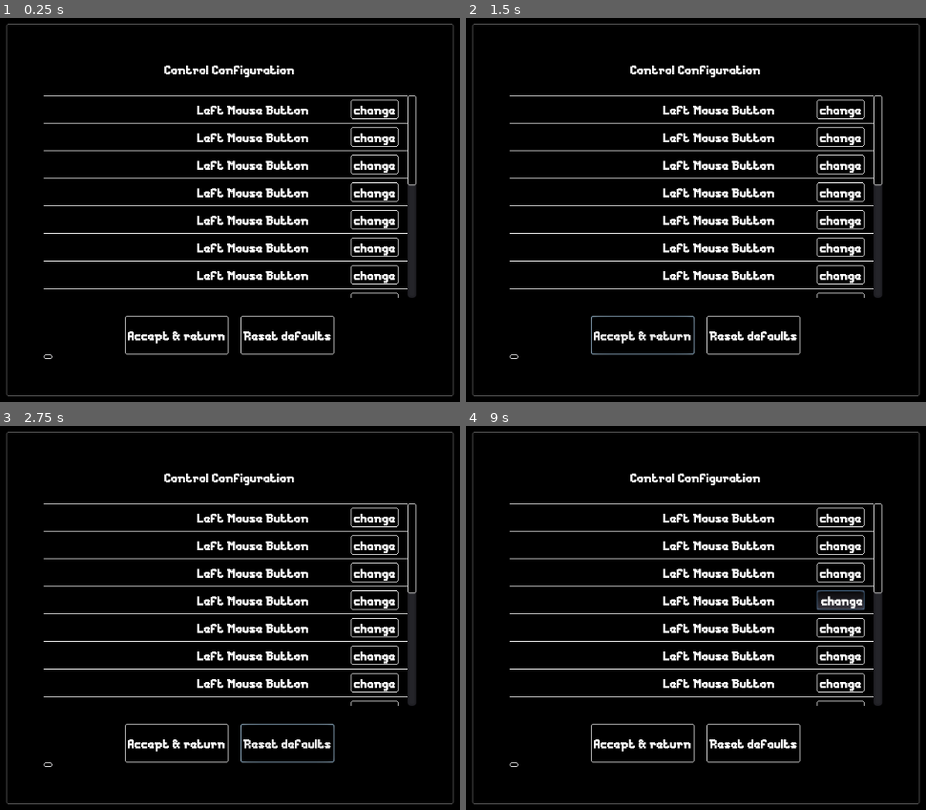
Above: before the commit, frames 1-4 (two rows, left to right).
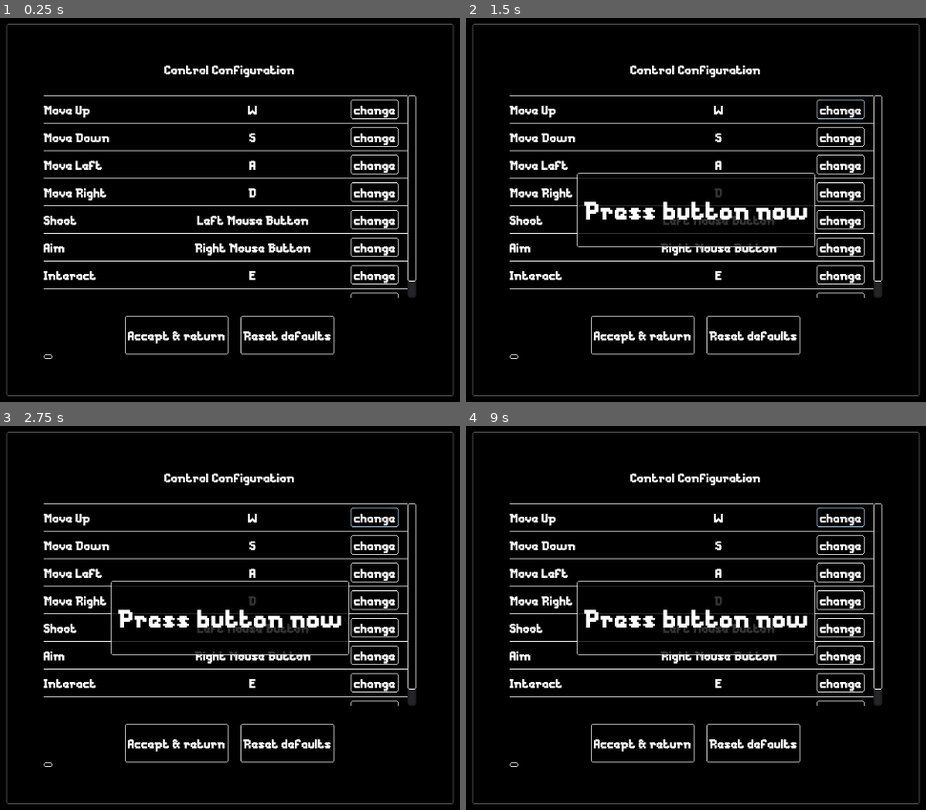
Above: after the commit, the same moments.

Repository: k4gi/scrabble
Game: Godot game, scene res://levels/Master.tscn
The game is run twice, just before and just after one commit, with the same random seed, the same clock (stepped at 60 frames per second) and the same inputs.
Inputs (mouse positions are in pixels of both pictures, inside the frame that each line leads up to):
- Up to frame 1 (0.25 s): no input
- Up to frame 2 (1.5 s): click "change" at 0.5 s; click "Accept & return" at 1.25 s
- Up to frame 3 (2.75 s): click "Reset defaults" at 2 s
- Up to frame 4 (9 s): move the mouse to (866, 594) at 2.77 s; hold D (move_right) 2.78-3.53 s; hold Right mouse button (aim) 2.78-3.53 s; move the mouse to (544, 641) at 3.52 s; hold S (move_down) 3.53-4.28 s; tap E (interact) at 3.6, 8.1 s; move the mouse to (774, 518) at 4.27 s; press the mouse at (774, 518) at 4.28 s; hold D (move_right) 4.28-5.03 s; move the mouse to (659, 706) at 5.02 s; release the mouse at (659, 706) at 5.03 s; hold W (move_up) 5.03-5.78 s; right-click (659, 706) at 5.1 s; move the mouse to (925, 683) at 5.77 s; hold E (interact) 5.78-6.53 s; hold A (move_left) 5.78-7.28 s; move the mouse to (466, 552) at 6.52 s; click (466, 552) at 6.6 s; move the mouse to (732, 618) at 7.27 s; hold S (move_down) 7.28-8.03 s; hold Right mouse button (aim) 7.28-8.03 s; move the mouse to (581, 506) at 8.02 s; hold D (move_right) 8.03-8.78 s; move the mouse to (866, 594) at 8.77 s; press the mouse at (866, 594) at 8.78 s; hold W (move_up) from 8.78 s (still down)

The runs differ from the first frame. In frame 1, 4.0% of the frame differs, in the area x 9-91%, y 22-69%; in frame 2, 6.4%; in frame 3, 6.4%; in frame 4, 6.6%, in the area x 9-91%, y 21-69%.

Commit message:
got mouse button strings that look sensible. and maybe its best not to have 'physical' key bindings?

Diff:
--- a/menu/ControlSetting.gd
+++ b/menu/ControlSetting.gd
@@ -5,6 +5,7 @@
 
 
 onready var Name = $ControlSetting/ControlName
+onready var Action = $ControlSetting/ControlSet
 
 
 var action_label = ""
@@ -18,6 +19,7 @@
 
 func _ready():
 	Name.set_text(action_label)
+	Action.set_text(action_name)
 
 
 func _on_ChangeButton_pressed():
--- a/menu/ControlsMenu.gd
+++ b/menu/ControlsMenu.gd
@@ -24,10 +24,43 @@
 	#populate control list
 	for each_name in control_list.keys():
 		var new_setting = CONTROL_SETTING.instance()
-		new_setting.set_control(each_name, InputMap.get_action_list(control_list[each_name])[0].as_text())
+
+		var action = InputMap.get_action_list(control_list[each_name])[0]
+		var action_string = ""
+		if action.has_method("get_scancode"): #Key (not physical key?)
+			action_string = OS.get_scancode_string(action.get_scancode())
+		elif action.has_method("get_button_index"): #mouse button
+			action_string = get_mouse_string( action.get_button_index() )
+
+		new_setting.set_control(each_name, action_string)
+
 		new_setting.connect("change_control", self, "_on_change_control")
 		ControlBox.add_child(new_setting)
 
 
 func _on_change_control(name, action):
 	ControlPopup.set_visible(true)
+
+
+func get_mouse_string(mouse_button_index) -> String:
+	match mouse_button_index:
+		1:
+			return "Left Mouse Button"
+		2:
+			return "Right Mouse Button"
+		3:
+			return "Middle Mouse Button"
+		4:
+			return "Mouse Wheel Up"
+		5:
+			return "Mouse Wheel Down"
+		6:
+			return "Mouse Wheel Left"
+		7:
+			return "Mouse Wheel Right"
+		8:
+			return "Extra Mouse Button 1"
+		9:
+			return "Extra Mouse Button 2"
+		_:
+			return "mouse_string_error"
--- a/menu/ControlsMenu.tscn
+++ b/menu/ControlsMenu.tscn
@@ -1,9 +1,8 @@
-[gd_scene load_steps=7 format=2]
+[gd_scene load_steps=6 format=2]
 
 [ext_resource path="res://assets/scorefont.tres" type="DynamicFont" id=1]
 [ext_resource path="res://assets/style9_active.png" type="Texture" id=2]
 [ext_resource path="res://assets/theme.tres" type="Theme" id=3]
-[ext_resource path="res://menu/ControlSetting.tscn" type="PackedScene" id=4]
 [ext_resource path="res://menu/ControlsMenu.gd" type="Script" id=5]
 [ext_resource path="res://assets/dialogfont.tres" type="DynamicFont" id=6]
 
@@ -92,55 +91,10 @@
 scroll_horizontal_enabled = false
 
 [node name="VBox" type="VBoxContainer" parent="Margin/VBox/ScrollContainer"]
-margin_right = 488.0
-margin_bottom = 333.0
+margin_right = 500.0
+margin_bottom = 272.0
 size_flags_horizontal = 3
 size_flags_vertical = 3
-
-[node name="ControlSetting" parent="Margin/VBox/ScrollContainer/VBox" instance=ExtResource( 4 )]
-margin_top = 0.0
-margin_right = 488.0
-margin_bottom = 37.0
-
-[node name="ControlSetting2" parent="Margin/VBox/ScrollContainer/VBox" instance=ExtResource( 4 )]
-margin_top = 37.0
-margin_right = 488.0
-margin_bottom = 74.0
-
-[node name="ControlSetting3" parent="Margin/VBox/ScrollContainer/VBox" instance=ExtResource( 4 )]
-margin_top = 74.0
-margin_right = 488.0
-margin_bottom = 111.0
-
-[node name="ControlSetting4" parent="Margin/VBox/ScrollContainer/VBox" instance=ExtResource( 4 )]
-margin_top = 111.0
-margin_right = 488.0
-margin_bottom = 148.0
-
-[node name="ControlSetting5" parent="Margin/VBox/ScrollContainer/VBox" instance=ExtResource( 4 )]
-margin_top = 148.0
-margin_right = 488.0
-margin_bottom = 185.0
-
-[node name="ControlSetting6" parent="Margin/VBox/ScrollContainer/VBox" instance=ExtResource( 4 )]
-margin_top = 185.0
-margin_right = 488.0
-margin_bottom = 222.0
-
-[node name="ControlSetting7" parent="Margin/VBox/ScrollContainer/VBox" instance=ExtResource( 4 )]
-margin_top = 222.0
-margin_right = 488.0
-margin_bottom = 259.0
-
-[node name="ControlSetting8" parent="Margin/VBox/ScrollContainer/VBox" instance=ExtResource( 4 )]
-margin_top = 259.0
-margin_right = 488.0
-margin_bottom = 296.0
-
-[node name="ControlSetting9" parent="Margin/VBox/ScrollContainer/VBox" instance=ExtResource( 4 )]
-margin_top = 296.0
-margin_right = 488.0
-margin_bottom = 333.0
 
 [node name="Spacer2" type="Control" parent="Margin/VBox"]
 margin_top = 318.0
--- a/project.godot
+++ b/project.godot
@@ -77,7 +77,7 @@
 }
 print_screen={
 "deadzone": 0.5,
-"events": [ Object(InputEventKey,"resource_local_to_scene":false,"resource_name":"","device":0,"alt":false,"shift":false,"control":false,"meta":false,"command":false,"pressed":false,"scancode":0,"physical_scancode":16777255,"unicode":0,"echo":false,"script":null)
+"events": [ Object(InputEventKey,"resource_local_to_scene":false,"resource_name":"","device":0,"alt":false,"shift":false,"control":false,"meta":false,"command":false,"pressed":false,"scancode":16777255,"physical_scancode":0,"unicode":0,"echo":false,"script":null)
  ]
 }
 aim={
@@ -87,7 +87,7 @@
 }
 interact={
 "deadzone": 0.5,
-"events": [ Object(InputEventKey,"resource_local_to_scene":false,"resource_name":"","device":0,"alt":false,"shift":false,"control":false,"meta":false,"command":false,"pressed":false,"scancode":0,"physical_scancode":69,"unicode":0,"echo":false,"script":null)
+"events": [ Object(InputEventKey,"resource_local_to_scene":false,"resource_name":"","device":0,"alt":false,"shift":false,"control":false,"meta":false,"command":false,"pressed":false,"scancode":69,"physical_scancode":0,"unicode":0,"echo":false,"script":null)
  ]
 }
 
